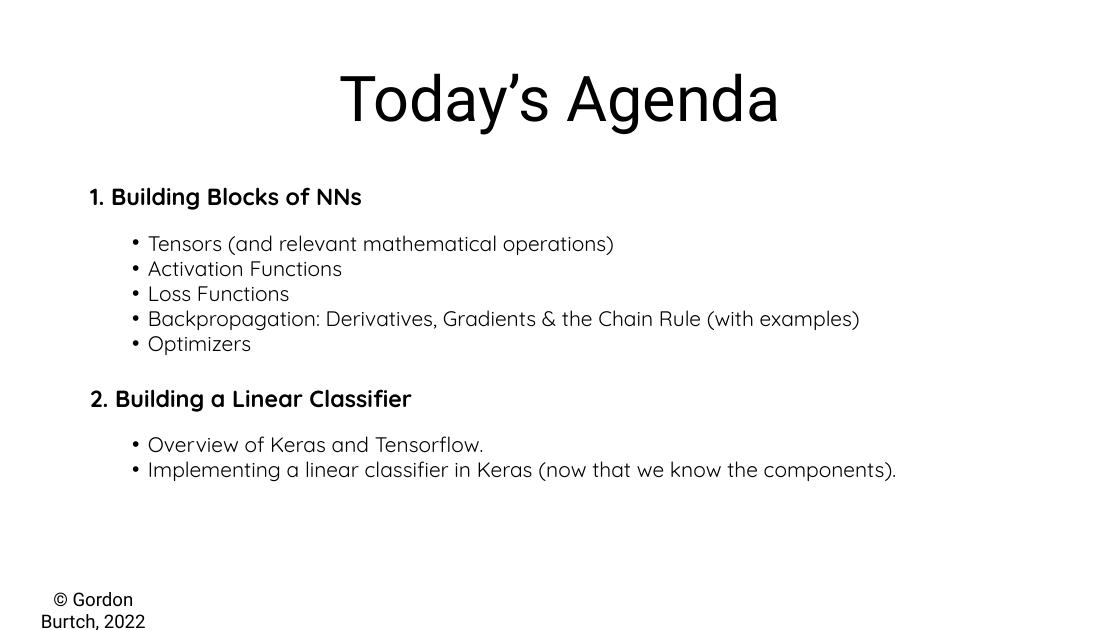
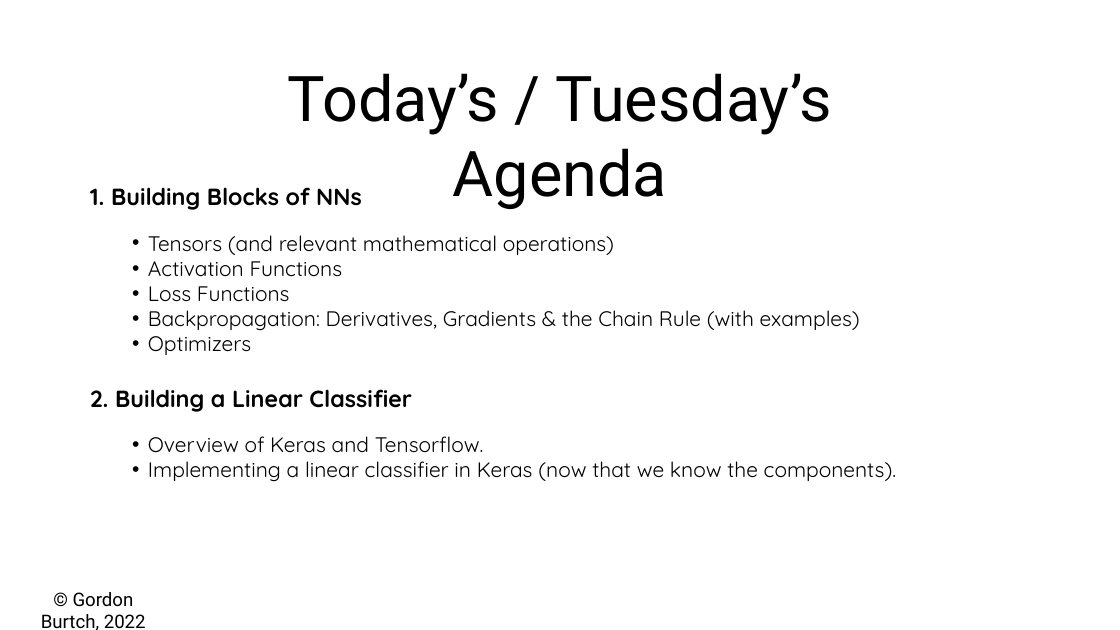
Before and after one commit to gburtch/BA865-2025, a slide deck: slide 2 of Week 1 - 2/2-3 Math & Keras.pptx. Drawn at 1120x630 pixels with LibreOffice and Linux fonts; fonts in the diff are those of the drawing. Boxes give left, top, right and bottom in pixels: in the first picture for what was removed or moved away, otherwise in the second. Text is boxed around its words. In the diff, an @@ line names an element or a change of style, - is before the commit and + after.

```diff
--- a/Week 1 - 2/2-3 Math & Keras.pptx
+++ b/Week 1 - 2/2-3 Math & Keras.pptx
@@ text at (288, 73, 831, 209): text changed @@
-Today’s Agenda
+Today’s / Tuesday’s Agenda
```
Also in this commit, not shown: 1 other slide changed, 4 other files.
